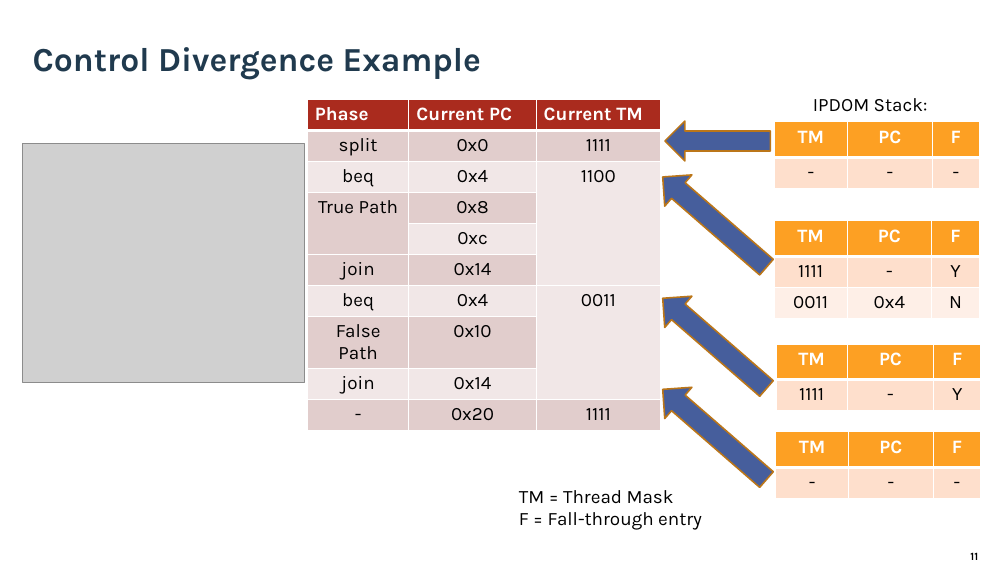
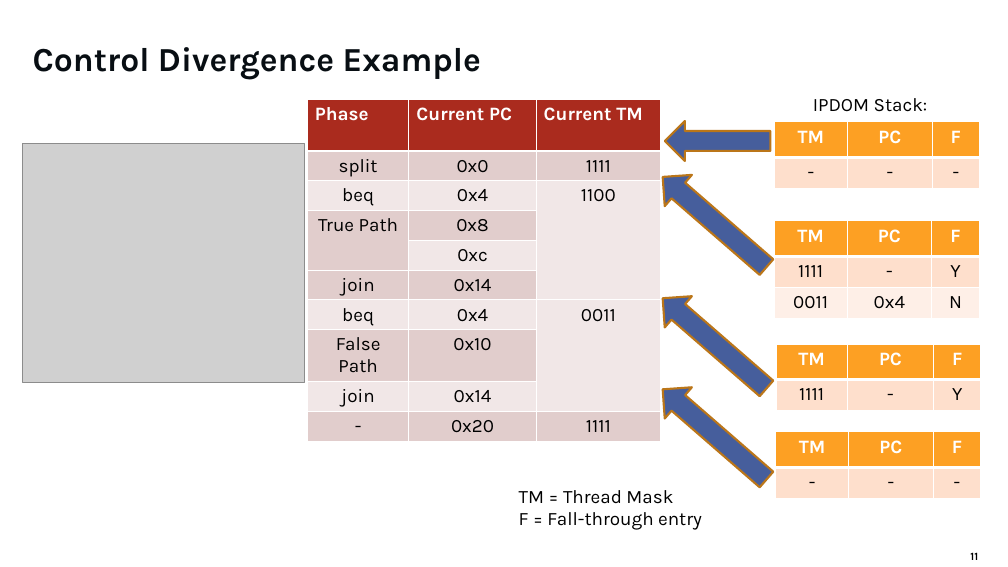
Before and after one commit to vortexgpgpu/vortex, a slide deck: slide 11 of docs/Vortex.pptx. Drawn at 1008x567 pixels with LibreOffice and Linux fonts; fonts in the diff are those of the drawing; grey boxes stand for pictures; background and template pictures are left out. Boxes give left, top, right and bottom in pixels: in the first picture for what was removed or moved away, otherwise in the second. Text is boxed around its words. In the diff, an @@ line names an element or a change of style, - is before the commit and + after.

```diff
--- a/docs/Vortex.pptx
+++ b/docs/Vortex.pptx
@@ text "Control Divergence Example" at (33,47,481,80): text colour #203A4E to #080E13, letter outline #203A4E 0.71 pt to none @@
@@ table at (308,100,661,437) @@
@@ fill #E2CDCD to #E1CDCC in 12 cells @@
@@ fill #F1E8E8 to #F1E7E7 in 9 cells @@
@@ borders changed @@
@@ outline #BB761A 1.5 pt to #BB761A 2 pt; proportions changed in 3 elements at (649,161,780,283), (649,283,780,405), (649,374,780,495) @@
```
Also in this commit, not shown: 29 other slides changed, 48 other files.
